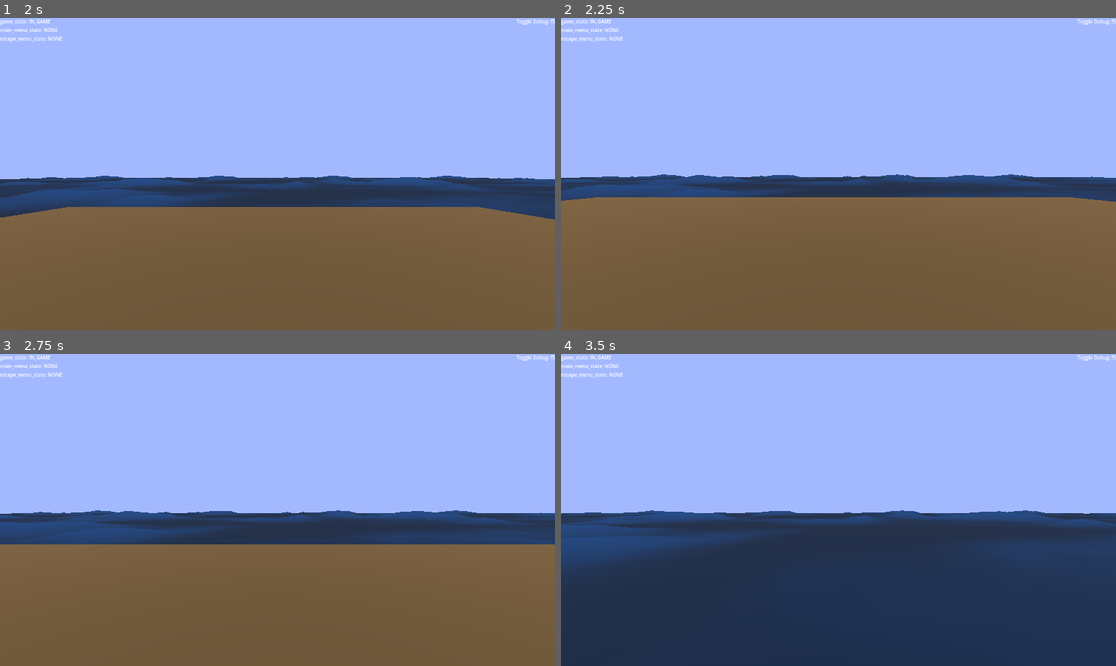
Above: before the commit, frames 1-4 (two rows, left to right).
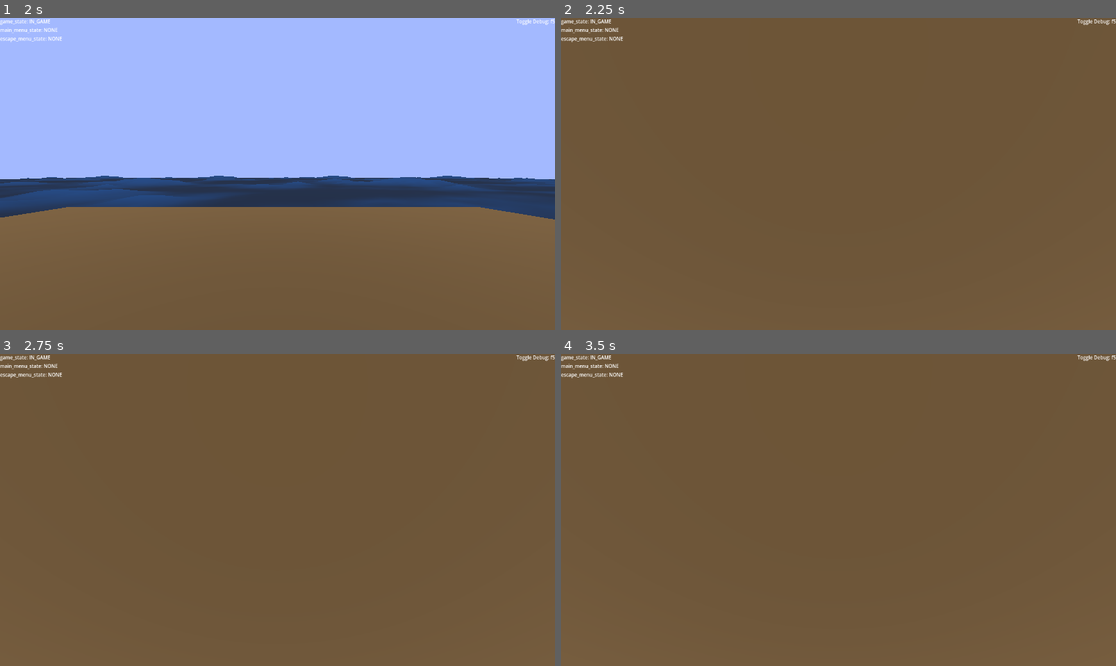
Above: after the commit, the same moments.

Repository: illogicalapple/open-water
Game: Godot game, scene res://scenes/start_menu.tscn
Two runs of this game, one before a commit and one after it. Both use one fixed random seed, a clock stepped at 60 frames per second and the inputs below.
Inputs (mouse positions are in pixels of both pictures, inside the frame that each line leads up to):
- Up to frame 1 (2 s): click "start game" at 0.5 s; click "Host" at 1.25 s
- Up to frame 2 (2.25 s): tap Enter at 2 s; move the mouse to (866, 174) at 2.02 s; hold W from 2.03 s (still down)
- Up to frame 3 (2.75 s): keep holding W; tap Space at 2.27 s
- Up to frame 4 (3.5 s): keep holding W; move the mouse to (810, 510) at 2.77 s; tap Space at 3.02 s

Frame 1 is identical in both runs. In frame 2, 58% of the frame differs, in the area x 0-100%, y 0-60%; in frame 3, 61%; in frame 4, 100%, in the area x 0-100%, y 0-100%.

Commit message:
escape menu now handles mouse mode instead of player_character

Diff:
--- a/player_character/player_character.gd
+++ b/player_character/player_character.gd
@@ -7,6 +7,7 @@
 @onready var synchronizer = $MultiplayerSynchronizer
 
 func _ready():
+	States.set_to_in_game()
 	synchronizer.set_multiplayer_authority(str(name).to_int())
 	camera.current = synchronizer.is_multiplayer_authority()
 	if synchronizer.is_multiplayer_authority(): Input.mouse_mode = Input.MOUSE_MODE_CAPTURED
@@ -27,11 +28,11 @@
 		synchronizer.position = global_position
 
 func _input(event):
-#	if synchronizer.is_multiplayer_authority():
+	if synchronizer.is_multiplayer_authority():
 #		if event is InputEventKey and event.is_pressed() and event.keycode == KEY_ESCAPE:
 #			Input.mouse_mode = Input.MOUSE_MODE_CAPTURED if Input.mouse_mode == Input.MOUSE_MODE_VISIBLE else Input.MOUSE_MODE_VISIBLE
-#		if event is InputEventMouseMotion and Input.mouse_mode == Input.MOUSE_MODE_CAPTURED:
-#			rotate_y(-deg_to_rad(event.relative.x) * mouse_sensitivity)
-#			synchronizer.y_rotation = rotation.y
-#			camera.rotate_x(-deg_to_rad(event.relative.y) * mouse_sensitivity)
+		if event is InputEventMouseMotion and Input.mouse_mode == Input.MOUSE_MODE_CAPTURED:
+			rotate_y(-deg_to_rad(event.relative.x) * mouse_sensitivity)
+			synchronizer.y_rotation = rotation.y
+			camera.rotate_x(-deg_to_rad(event.relative.y) * mouse_sensitivity)
 	pass
--- a/scenes/escape_menu.gd
+++ b/scenes/escape_menu.gd
@@ -3,6 +3,10 @@
 @onready var settings_menu := $Settings
 @onready var main_select_menu := $"Main Select"
 var main_menu_scene : PackedScene = preload("res://scenes/start_menu.tscn")
+
+## Saves mouse mode used before entering escape menu.
+## When escape menu exots, will reset mouse mode to this.
+var previous_mouse_mode : Input.MouseMode
 
 ## Sets to invisible on start.
 func _ready() -> void:
@@ -12,7 +16,6 @@
 ## Also exits escape menu is not in sub menu.
 func _unhandled_input(event: InputEvent) -> void:
 	if event.is_action_pressed("esc"):
-		print ("escape pressed")
 		match States.game_state:
 			States.GameStates.ESCAPE_MENU:
 				exit_sub_menu()
@@ -28,7 +31,8 @@
 
 ## Pauses game. This scene's process mode is set to always (so is not affected).
 func enter_escape_menu() -> void:
-	print ("enter escape")
+	previous_mouse_mode = Input.mouse_mode
+	Input.mouse_mode = Input.MOUSE_MODE_VISIBLE
 	get_tree().paused = true
 	States.game_state = States.GameStates.ESCAPE_MENU
 	States.escape_menu_state = States.EscapeMenuStates.CURRENT
@@ -36,7 +40,7 @@
 
 ## Resumes the game.
 func resume() -> void:
-	print ("exit escape menu")
+	Input.mouse_mode = previous_mouse_mode
 	get_tree().paused = false
 	States.game_state = States.GameStates.IN_GAME
 	States.escape_menu_state = States.EscapeMenuStates.NONE
--- a/states.gd
+++ b/states.gd
@@ -43,3 +43,8 @@
 		return true
 	else:
 		return false
+
+func set_to_in_game() -> void:
+	game_state = GameStates.IN_GAME
+	escape_menu_state = EscapeMenuStates.NONE
+	main_menu_state = MainMenuStates.NONE
